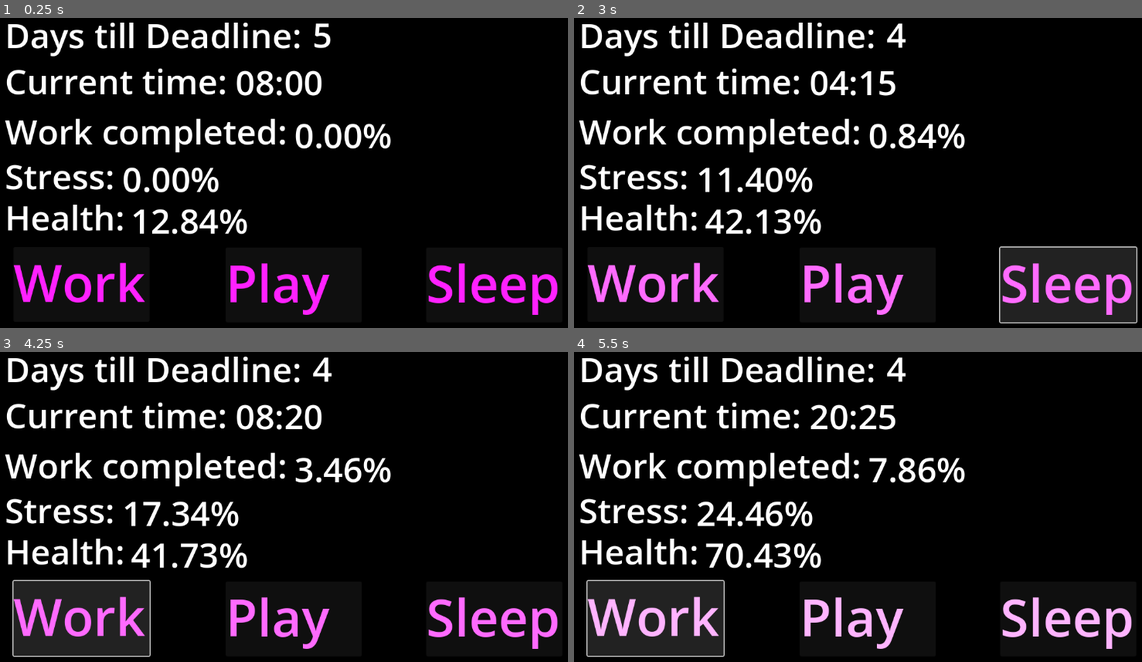
Above: before the commit, frames 1-4 (two rows, left to right).
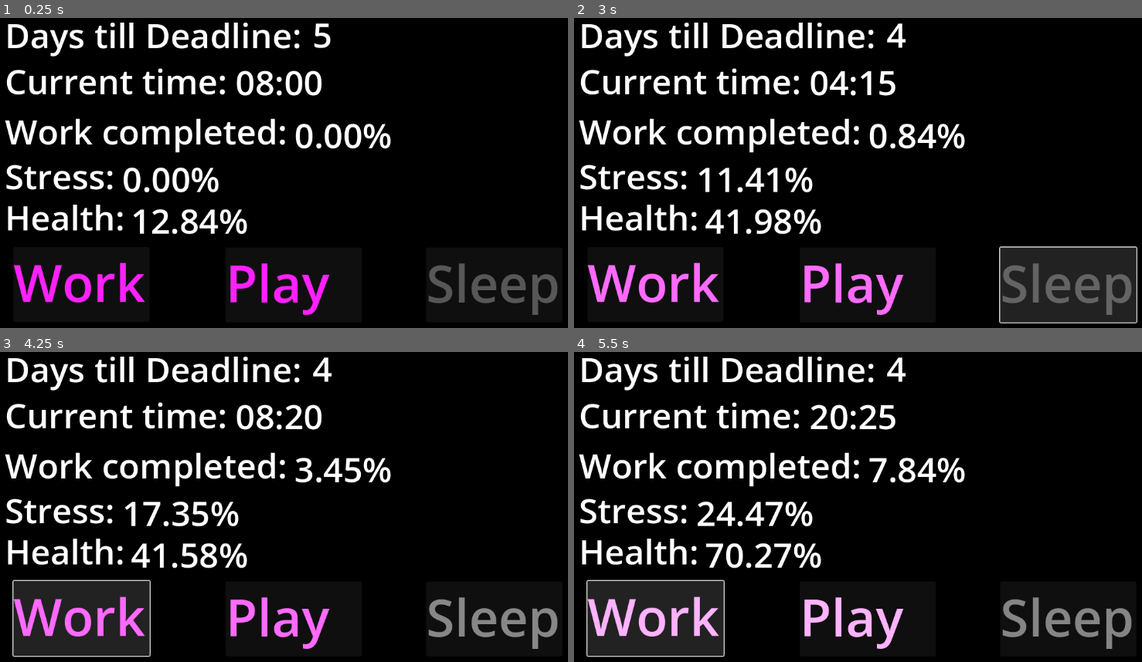
Above: after the commit, the same moments.

Repository: rschlegeTH/EPWS2526PritzkauSchlegel
Game: Godot game, scene res://main_scene.tscn
Same seed, same stepped clock (60 frames per second), same inputs: the game is played once before the commit and once after it.
Inputs:
- Up to frame 1 (0.25 s): no input
- Up to frame 2 (3 s): click "[playEffect]Play[/playEffect]" at 0.5 s; click "[playEffect]Play[/playEffect]" at 1.25 s; click "[workEffect]Work[/workEffect]" at 2 s; click "[sleepEffect]Sleep[/sleepEffe…" at 2.75 s
- Up to frame 3 (4.25 s): click "[workEffect]Work[/workEffect]" at 3.5 s
- Up to frame 4 (5.5 s): click "[sleepEffect]Sleep[/sleepEffe…" at 4.25 s; click "[workEffect]Work[/workEffect]" at 5 s

The runs differ from the first frame. In frame 1, 1.2% of the frame differs, in the area x 75-99%, y 79-96%; in frame 2, 1.8%; in frame 3, 1.7%; in frame 4, 1.8%, in the area x 31-99%, y 34-96%.

Commit message:
Sleep-Effect

Diff:
--- a/Development/new-game-project/main_scene.tscn
+++ b/Development/new-game-project/main_scene.tscn
@@ -42,6 +42,7 @@
 s_modDead = SubResource("Curve_qwutr")
 s_modGesundheit = SubResource("Curve_671wp")
 time_Hour = 8
+ticksSinceSleep = 25
 
 [node name="Camera2D" type="Camera2D" parent="."]
 
--- a/Development/new-game-project/scritps/play_rich_text_effect.gd
+++ b/Development/new-game-project/scritps/play_rich_text_effect.gd
@@ -4,5 +4,5 @@
 var bbcode := "playEffect"
 
 func _process_custom_fx(char_fx: CharFXTransform):
-	if(label is RichTextLabel):
-		char_fx.color.g = label.temp.gesundheit/100
+
+	char_fx.color.g = label.temp.gesundheit/100
--- a/Development/new-game-project/scritps/sleep_rich_text_effect.gd
+++ b/Development/new-game-project/scritps/sleep_rich_text_effect.gd
@@ -4,5 +4,8 @@
 var bbcode := "sleepEffect"
 
 func _process_custom_fx(char_fx: CharFXTransform):
-	if(label is RichTextLabel):
-		char_fx.color.g = label.temp.gesundheit/100
+	var tSSleep:float = clampf(label.temp.ticksSinceSleep, 0, 130)
+	if(tSSleep>30):
+		char_fx.color.a = clampf((tSSleep)/100, 0, 1)
+	else:
+		char_fx.color.a = 0.3
--- a/Development/new-game-project/scritps/variable_manager.gd
+++ b/Development/new-game-project/scritps/variable_manager.gd
@@ -13,9 +13,9 @@
 @export var s_modGesundheit: Curve ## Kurve welche den Einfluss von gesundheit auf s_mod beschreibt
 
 # Zeit für die Uhrzeit
-const  minuteTick: int = 5
+const  MINUTETICK: int = 5
 @export_group("Zeit", "time")
-@export_range(0,60-minuteTick, minuteTick) var time_Minutes:int = 0 ## Der Minutenteil der Uhrzeit.
+@export_range(0,60-MINUTETICK, MINUTETICK) var time_Minutes:int = 0 ## Der Minutenteil der Uhrzeit.
 @export_range(0,23) var time_Hour:int = 0 ## Der Stundenanteil der Uhrzeit.
 # Deadline-Segment der Zeit
 var dead: int = 1 ## Verbleibende Zeit zur deadline, zählt aufwärts, wichtig für calcStress, da höherer Wert = höherer Stresszuwachs
@@ -39,7 +39,7 @@
 	var ticksSinceSleepPortion: float = 0.0 ## Der Anteil den ticksSinceSleep auf g_mod hat
 	var stessPortion: float = 0.0 ## Der Anteil den stress auf g_mod hat
 
-	ticksSinceSleepPortion = g_modTicksSinceSleep.sample(ticksSinceSleep/(48.0*60.0/minuteTick)) # Berechnet den Anteil von ticksSinceSleep auf g_mod. Begrenzt auf maximal 48 stunden
+	ticksSinceSleepPortion = g_modTicksSinceSleep.sample(ticksSinceSleep/(48.0*60.0/MINUTETICK)) # Berechnet den Anteil von ticksSinceSleep auf g_mod. Begrenzt auf maximal 48 stunden
 	stessPortion = g_modStress.sample(stress/100.0) # Berechnet den Anteil von stress auf g_mod
 
 	g_mod = -(ticksSinceSleepPortion + stessPortion - 1)
@@ -48,7 +48,7 @@
 
 ## Führt die Kalkulation des Stresswertes aus
 func calcStress() -> void:
-	var s_mod:float # Stress_Modifikator, also der Wert, um den Stress verändert wird
+	var s_mod:float ## Stress_Modifikator, also der Wert, um den Stress verändert wird
 	var deadPortion: float = 0.0 ## Der Anteil den dead auf s_mod hat
 	var gesundheitPortion: float = 0.0 ## Der Anteil den gesundheit auf s_mod hat
 
@@ -102,7 +102,7 @@
 ## Schlafen, erhöht Gesundheitswert abhängig von der verbrauchten Zeit und verringert die Zeit um time_spent. standardIncrease beschreibt den Gesundheitsgewinn pro Stunde.
 func sleep(time_spent:int = 8, standardIncrease: float = 3.75 ) -> void:
 	if(ticksSinceSleep < 48):
-		print("not successfull")
+		print("not tired yet")
 		return
 	addGesundheit(time_spent * standardIncrease)
 	increase_Time(time_spent)
@@ -120,8 +120,8 @@
 ## Uhrzeit erhöhen um einen bestimmten Stundend-Wert, sollte keine Wert übergeben werden oder der Wert 0 sein, wird die Zeit um 5 min erhöht.
 func increase_Time(time_Inc:int = 0) -> void:
 	if(time_Inc == 0): ## Normaler Fortschritt der Zeit
-		if(time_Minutes < 60-minuteTick):
-			time_Minutes = time_Minutes + minuteTick
+		if(time_Minutes < 60-MINUTETICK):
+			time_Minutes = time_Minutes + MINUTETICK
 		elif(time_Hour < 23):
 			time_Minutes = 0
 			time_Hour = time_Hour + 1
@@ -135,7 +135,7 @@
 			calcGes()
 			calcStress()
 			calcProductitvity()
-			ticksSinceSleep = ticksSinceSleep + 60/minuteTick # 60 min durch den Tickwert
+			@warning_ignore("integer_division") ticksSinceSleep = ticksSinceSleep + 60/MINUTETICK # 60 min durch den Tickwert
 	elif(dead != DEADLINE): ## Aktivität geht in den nächsten Tag
 		time_Hour = time_Hour + time_Inc - 24
 		dead = dead + 1
@@ -143,7 +143,7 @@
 			calcGes()
 			calcStress()
 			calcProductitvity()
-			ticksSinceSleep = ticksSinceSleep + 60/minuteTick # 60 min durch den Tickwert
+			@warning_ignore("integer_division") ticksSinceSleep = ticksSinceSleep + 60/MINUTETICK # 60 min durch den Tickwert
 	if(dead == DEADLINE): #Deadline könnte um 23:55 getriggert werden, statt um 00:00
 		print("Deadline")
 
--- a/Development/new-game-project/scritps/work_rich_text_effect.gd
+++ b/Development/new-game-project/scritps/work_rich_text_effect.gd
@@ -4,5 +4,5 @@
 var bbcode := "workEffect"
 
 func _process_custom_fx(char_fx: CharFXTransform):
-	if(label is RichTextLabel):
-		char_fx.color.g = label.temp.gesundheit/100
+
+	char_fx.color.g = label.temp.gesundheit/100
